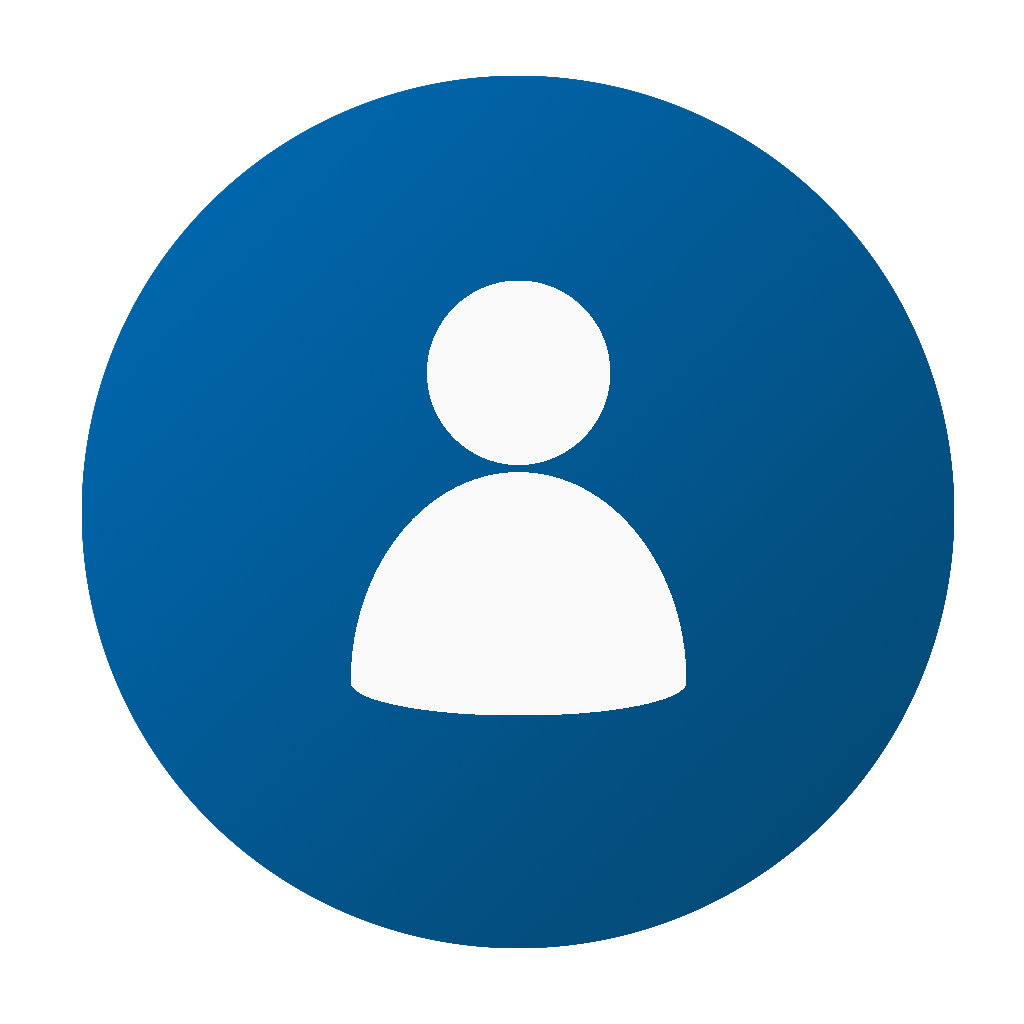
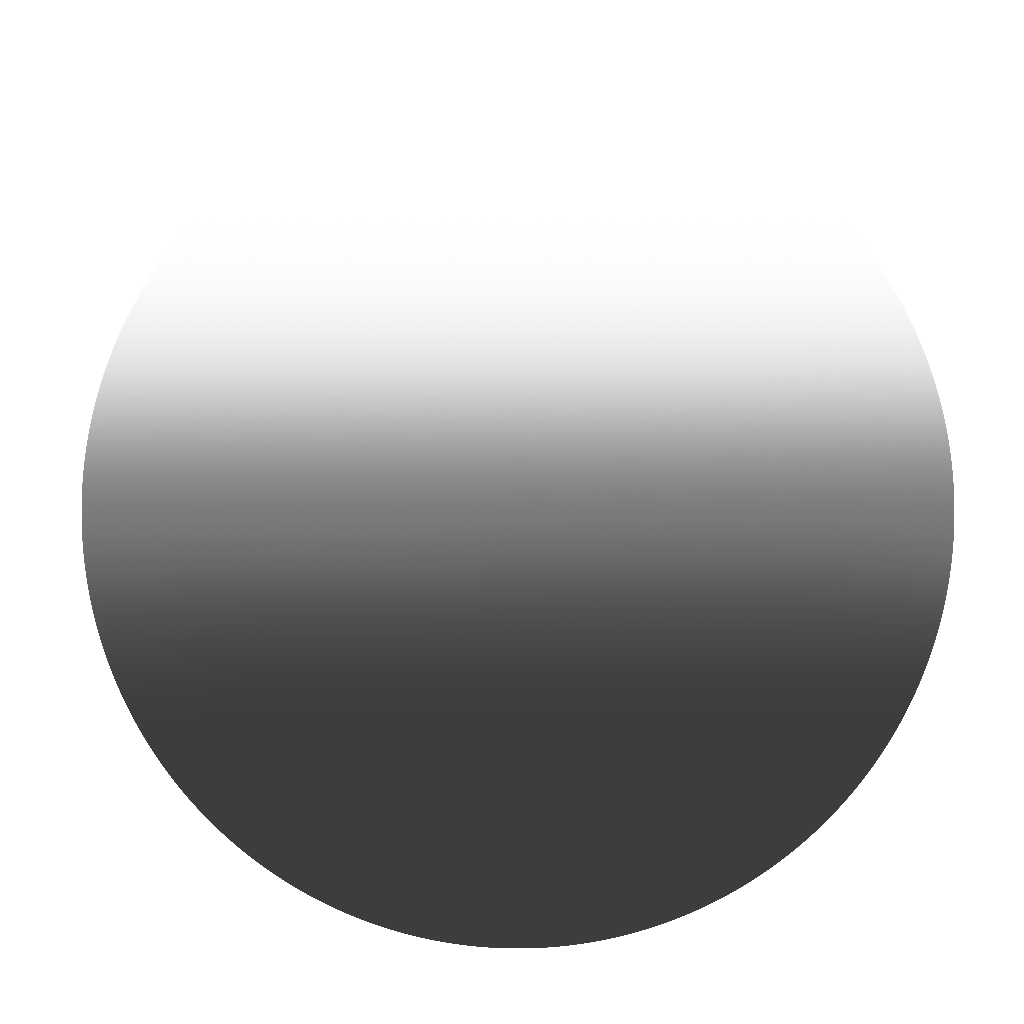
Comparing the layer stacks of the two 1024 x 1024 images. Changes:
added layer "Layer 2" above "about_me" over left=82, top=218, right=954, bottom=948
hid "about_me" over left=351, top=281, right=686, bottom=715
hid "Layer 1" over left=82, top=76, right=954, bottom=948
